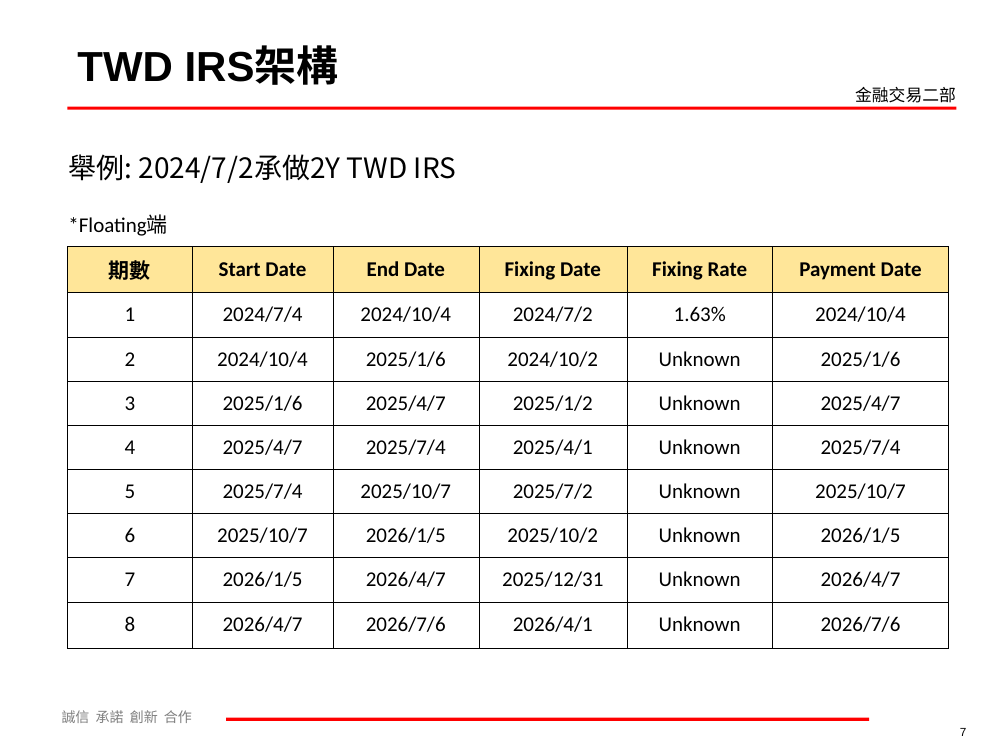
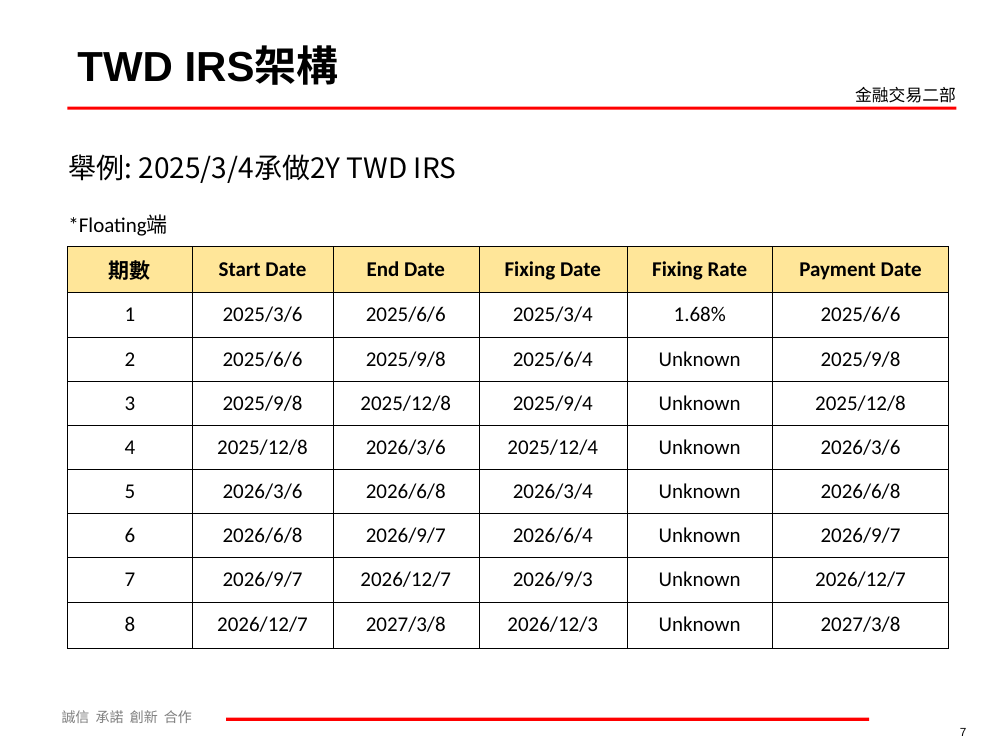
Before and after one commit to mark838308/Mark-Wang, a slide deck: slide 7 of 利率及衍生性商品介紹60分鐘課程_20250304.ppt. Drawn at 1008x756 pixels with LibreOffice and Linux fonts; fonts in the diff are those of the drawing; background and template pictures are left out. Boxes give left, top, right and bottom in pixels: in the first picture for what was removed or moved away, otherwise in the second. Text is boxed around its words. In the diff, an @@ line names an element or a change of style, - is before the commit and + after.

```diff
--- a/利率及衍生性商品介紹60分鐘課程_20250304.ppt
+++ b/利率及衍生性商品介紹60分鐘課程_20250304.ppt
@@ table at (68, 132, 949, 648) @@
-row 1, column 1: 舉例: 2024/7/2承做2Y TWD IRS
+row 1, column 1: 舉例: 2025/3/4承做2Y TWD IRS
-row 4: 1 | 2024/7/4 | 2024/10/4 | 2024/7/2 | 1.63% | 2024/10/4
+row 4: 1 | 2025/3/6 | 2025/6/6 | 2025/3/4 | 1.68% | 2025/6/6
-row 5: 2 | 2024/10/4 | 2025/1/6 | 2024/10/2 | Unknown | 2025/1/6
+row 5: 2 | 2025/6/6 | 2025/9/8 | 2025/6/4 | Unknown | 2025/9/8
-row 6: 3 | 2025/1/6 | 2025/4/7 | 2025/1/2 | Unknown | 2025/4/7
+row 6: 3 | 2025/9/8 | 2025/12/8 | 2025/9/4 | Unknown | 2025/12/8
-row 7: 4 | 2025/4/7 | 2025/7/4 | 2025/4/1 | Unknown | 2025/7/4
+row 7: 4 | 2025/12/8 | 2026/3/6 | 2025/12/4 | Unknown | 2026/3/6
-row 8: 5 | 2025/7/4 | 2025/10/7 | 2025/7/2 | Unknown | 2025/10/7
+row 8: 5 | 2026/3/6 | 2026/6/8 | 2026/3/4 | Unknown | 2026/6/8
-row 9: 6 | 2025/10/7 | 2026/1/5 | 2025/10/2 | Unknown | 2026/1/5
+row 9: 6 | 2026/6/8 | 2026/9/7 | 2026/6/4 | Unknown | 2026/9/7
-row 10: 7 | 2026/1/5 | 2026/4/7 | 2025/12/31 | Unknown | 2026/4/7
+row 10: 7 | 2026/9/7 | 2026/12/7 | 2026/9/3 | Unknown | 2026/12/7
-row 11: 8 | 2026/4/7 | 2026/7/6 | 2026/4/1 | Unknown | 2026/7/6
+row 11: 8 | 2026/12/7 | 2027/3/8 | 2026/12/3 | Unknown | 2027/3/8
```
Also in this commit, not shown: 2 other slides changed, 1 slide added, 1 slide removed.
